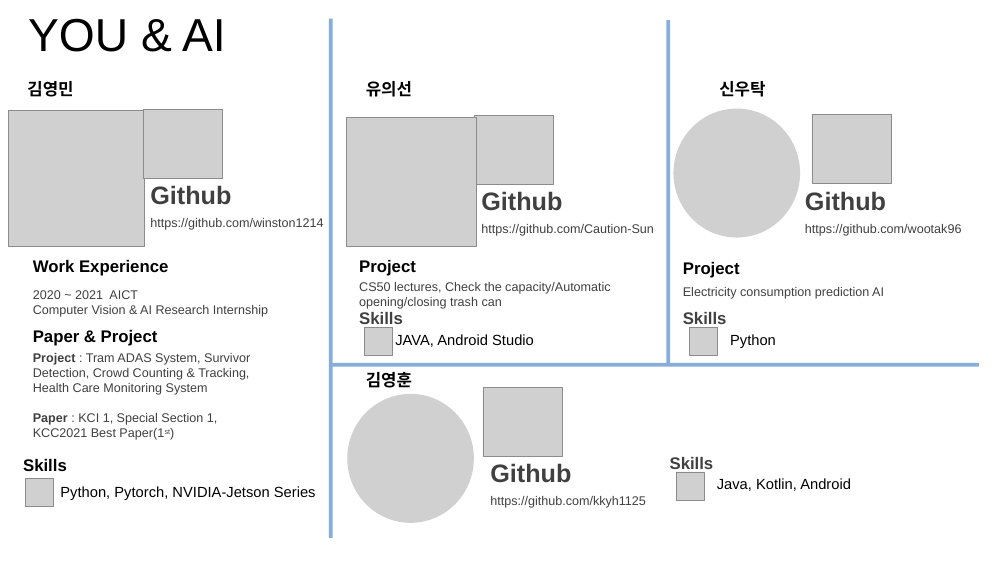
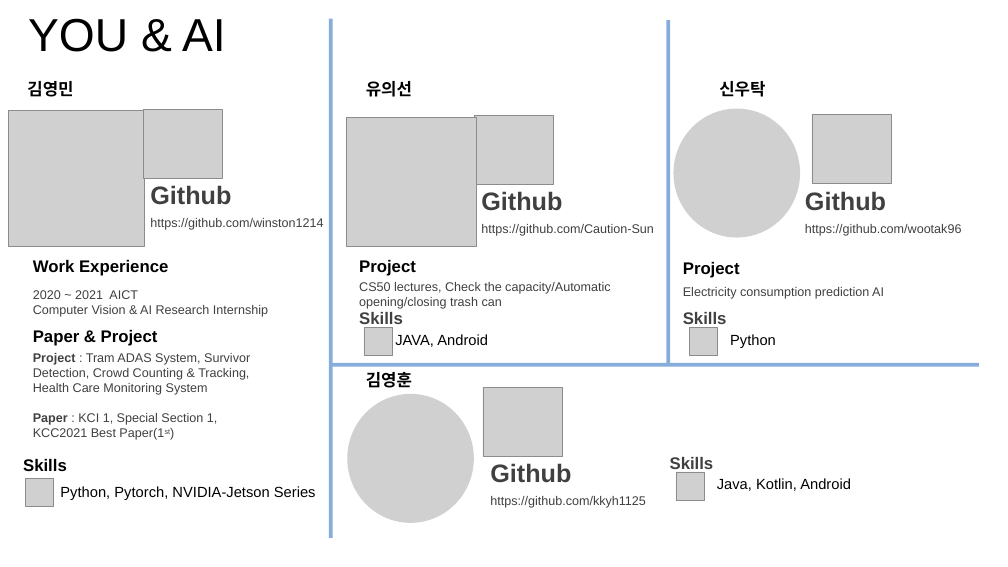
Before and after one commit to winston1214/INU, a slide deck: slide 4 of Capstone_Design/Capstone_Design.pptx. Drawn at 1008x567 pixels with LibreOffice and Linux fonts; fonts in the diff are those of the drawing; grey boxes stand for pictures. Boxes give left, top, right and bottom in pixels: in the first picture for what was removed or moved away, otherwise in the second. Text is boxed around its words. In the diff, an @@ line names an element or a change of style, - is before the commit and + after.

```diff
--- a/Capstone_Design/Capstone_Design.pptx
+++ b/Capstone_Design/Capstone_Design.pptx
@@ text at (395, 334, 488, 347): text changed @@
-JAVA, Android Studio
+JAVA, Android
```
Also in this commit, not shown: 1 other slide changed, 2 other files.
